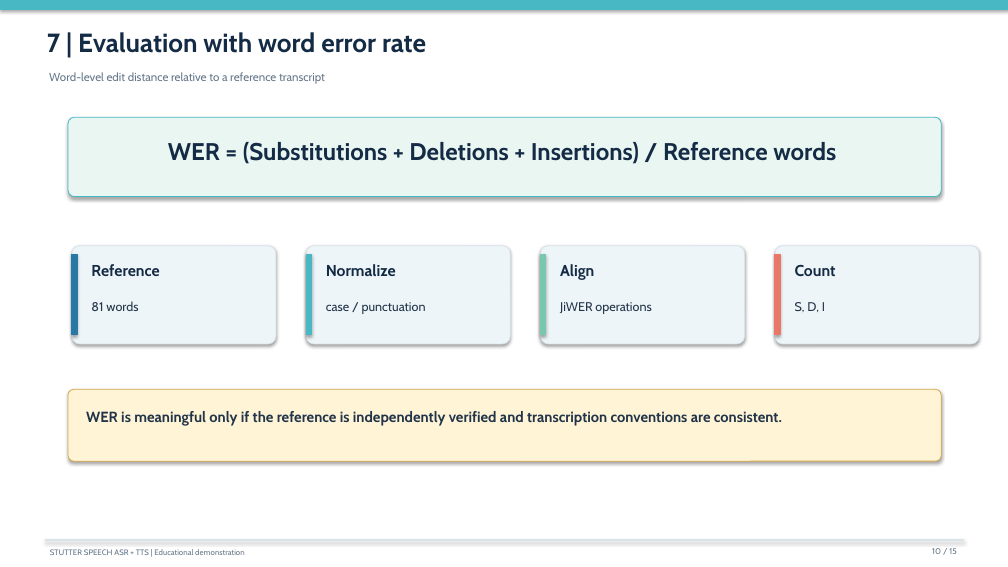
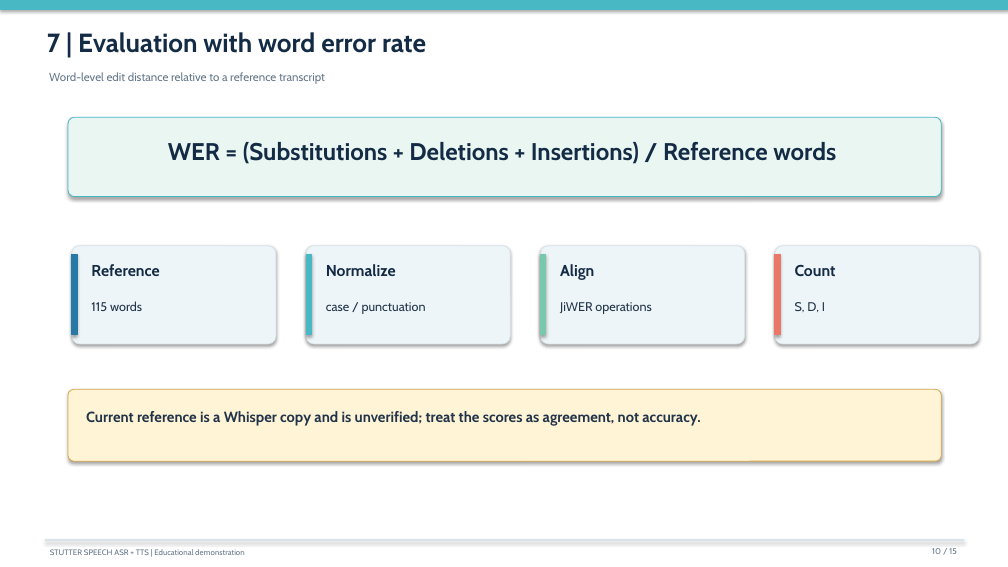
Before and after one commit to ArijitDas2005/stutter-speech-asr-tts, a slide deck: slide 10 of report/project_presentation.pptx. Drawn at 1008x567 pixels with LibreOffice and Linux fonts; fonts in the diff are those of the drawing. Boxes give left, top, right and bottom in pixels: in the first picture for what was removed or moved away, otherwise in the second. Text is boxed around its words. In the diff, an @@ line names an element or a change of style, - is before the commit and + after.

```diff
--- a/report/project_presentation.pptx
+++ b/report/project_presentation.pptx
@@ text at [91, 301, 142, 311]: text changed @@
-81 words
+115 words
@@ text at [86, 411, 700, 426]: text changed @@
-WER is meaningful only if the reference is independently verified and transcription conventions are consistent.
+Current reference is a Whisper copy and is unverified; treat the scores as agreement, not accuracy.
```
Also in this commit, not shown: 9 other slides changed, 22 other files.
